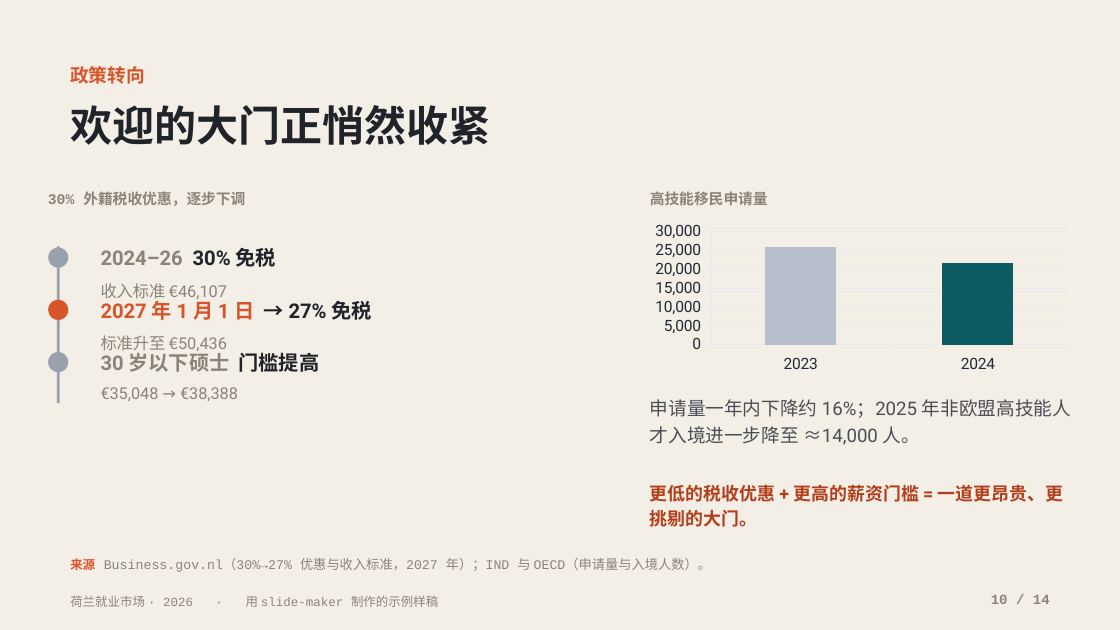
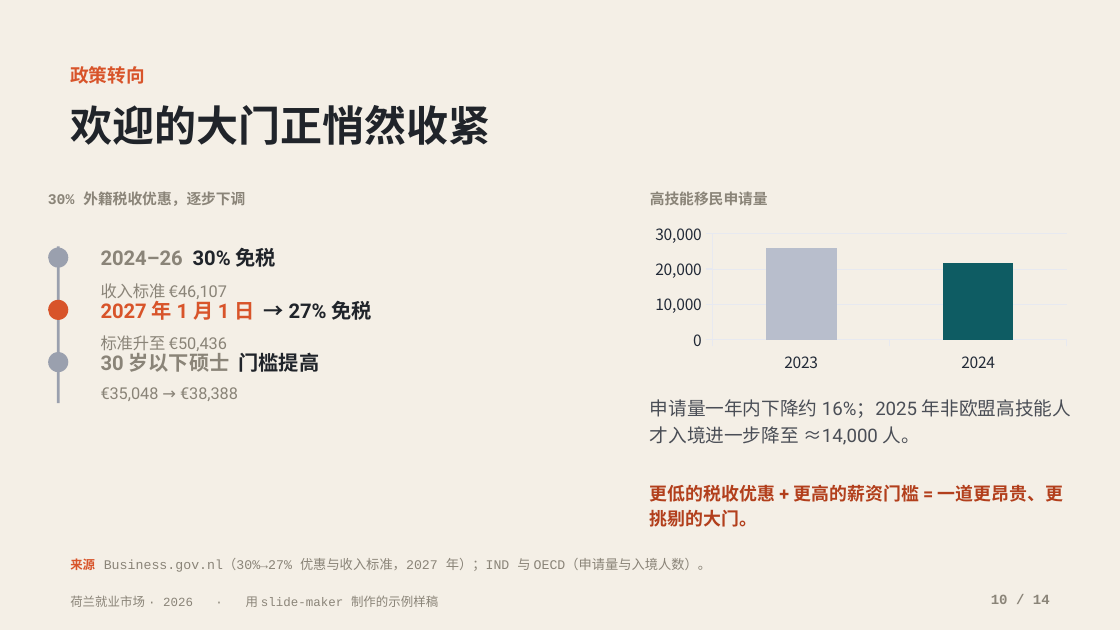
Before and after one commit to addsumtech/slides_maker-site, a slide deck: slide 10 of templates/decks/zh/nl-job-market-2026/template.pptx. Drawn at 1120x630 pixels with LibreOffice and Linux fonts; fonts in the diff are those of the drawing. Boxes give left, top, right and bottom in pixels: in the first picture for what was removed or moved away, otherwise in the second. Text is boxed around its words. In the diff, an @@ line names an element or a change of style, - is before the commit and + after.

```diff
--- a/templates/decks/zh/nl-job-market-2026/template.pptx
+++ b/templates/decks/zh/nl-job-market-2026/template.pptx
@@ column chart at bbox=[646, 220, 1075, 376] @@
@@ category axis changed @@
@@ value axis changed @@
@@ lettering changed @@
```
Also in this commit, not shown: 3 other slides changed, 28 other files.
